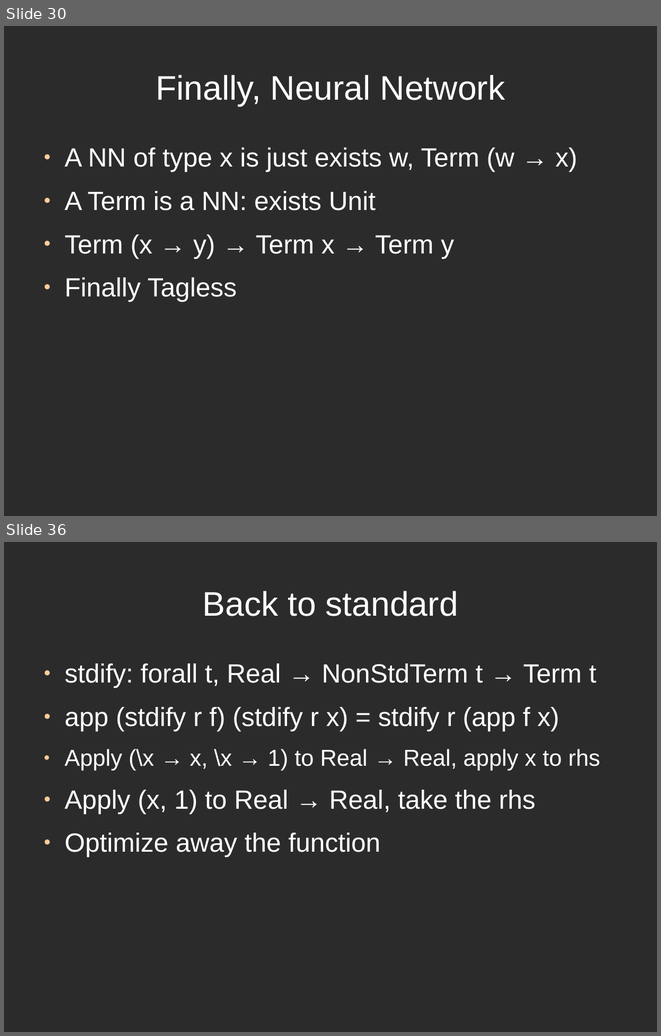
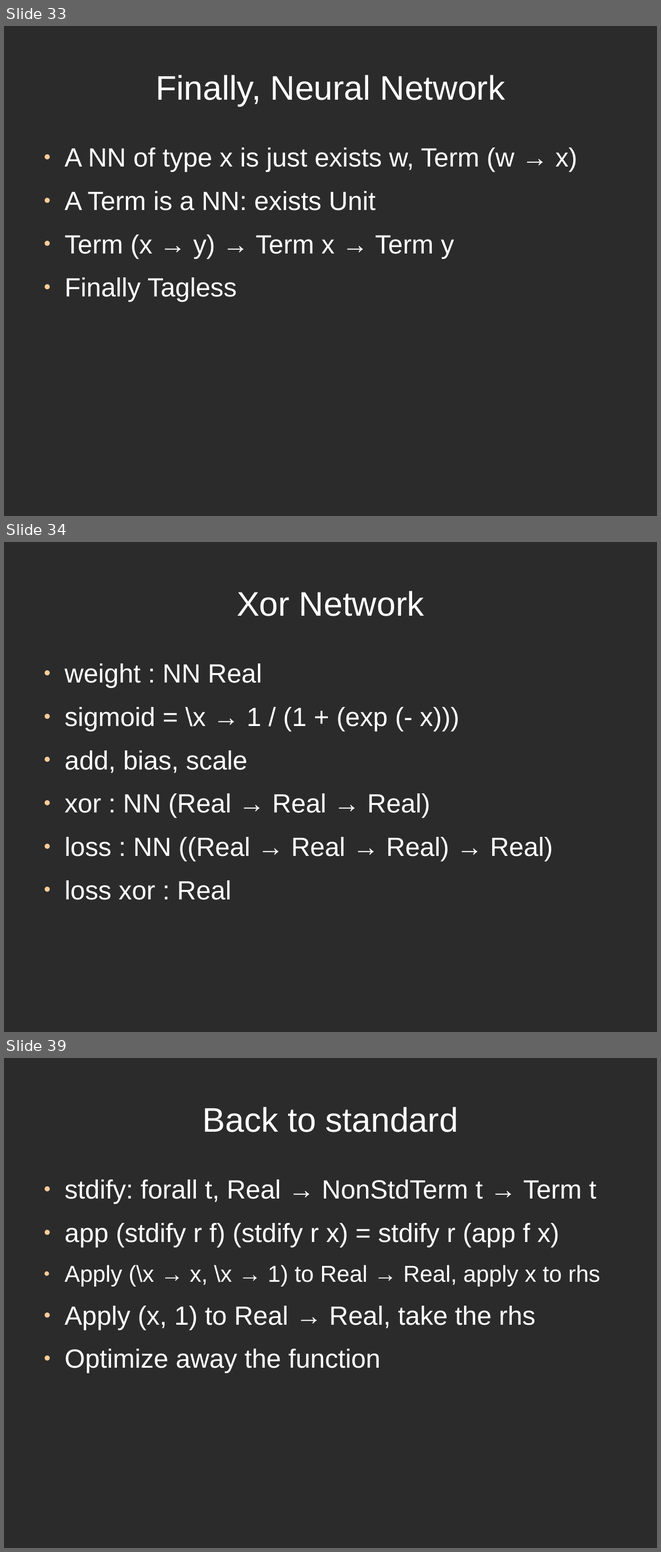
Before and after one commit to ThoughtWorksInc/DeepDarkFantasy, a slide deck: Talk.odp. Shown one above the other, each under a label of ours: slides 30 and 36 before the commit, slides 33, 34 and 39 after it; the slides between them are not shown. The pictures are 661x1036 and 661x1552 pixels, drawn with LibreOffice and Linux fonts; fonts in the diff are those of the drawing; background and template pictures are left out; a plain dark background stands for a picture behind light text. Boxes give left, top, right and bottom in pixels: in the first picture for what was removed or moved away, otherwise in the second. Text is boxed around its words. In the diff, an @@ line names an element or a change of style, - is before the commit and + after.

```diff
--- a/Talk.odp
+++ b/Talk.odp
@@ slide 34 added at (x1=4, y1=542, x2=657, y2=1032), background picture (left out) @@
@@ title added at (x1=237, y1=591, x2=424, y2=616), 41.4 pt, text #FFFFFF @@
+Xor Network
@@ text added at (x1=64, y1=663, x2=553, y2=900), 32 pt, text #FFFFFF @@
+● weight : NN Real
+● sigmoid = \x → 1 / (1 + (exp (- x)))
+● add, bias, scale
+● xor : NN (Real → Real → Real)
+● loss : NN ((Real → Real → Real) → Real)
+● loss xor : Real
@@ what was slide 30 is now slide 33 @@
@@ what was slide 36 is now slide 39 @@
```
Also in this commit, not shown: 17 slides changed, 5 other slides added, 1 slide removed.
